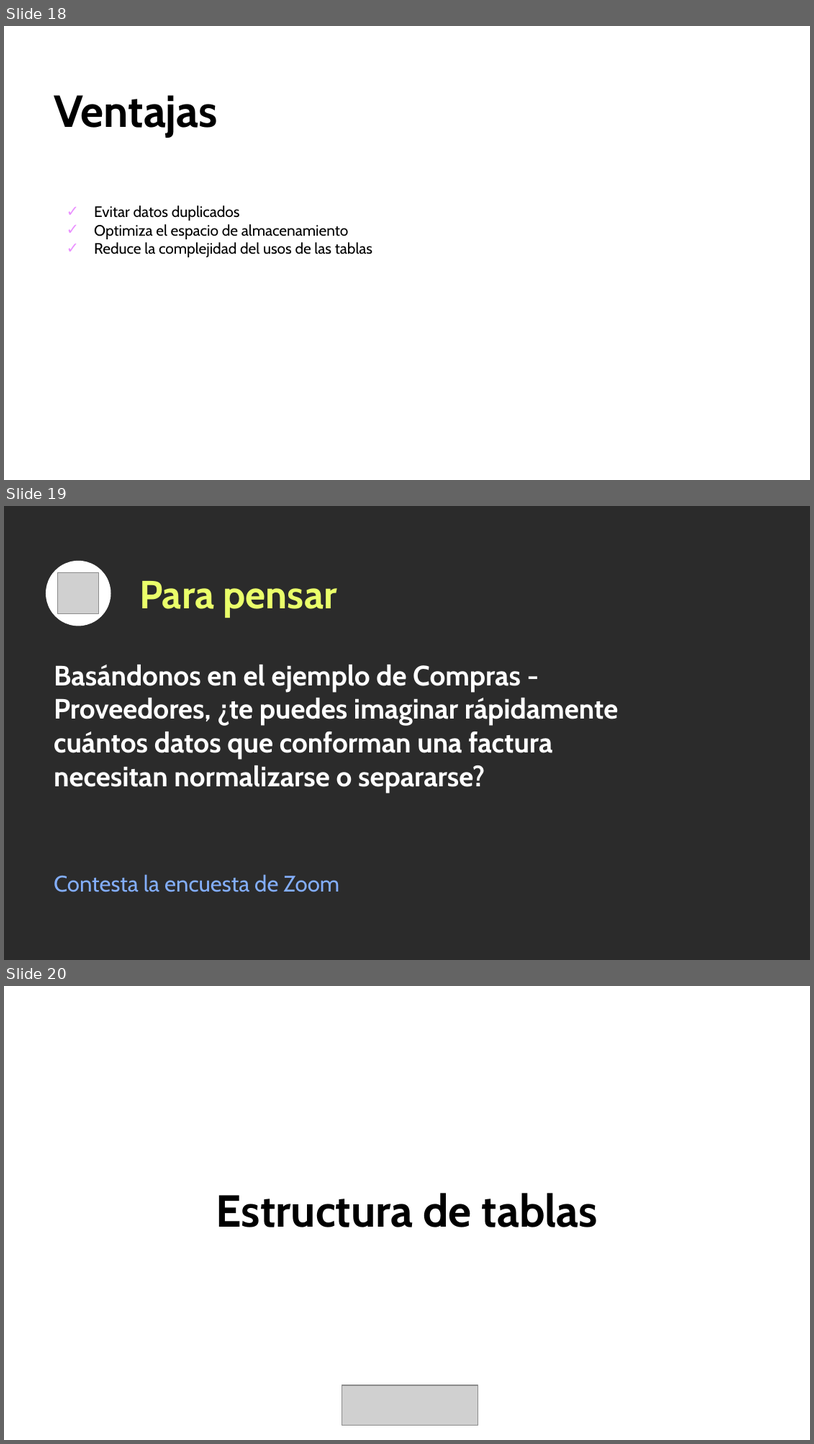
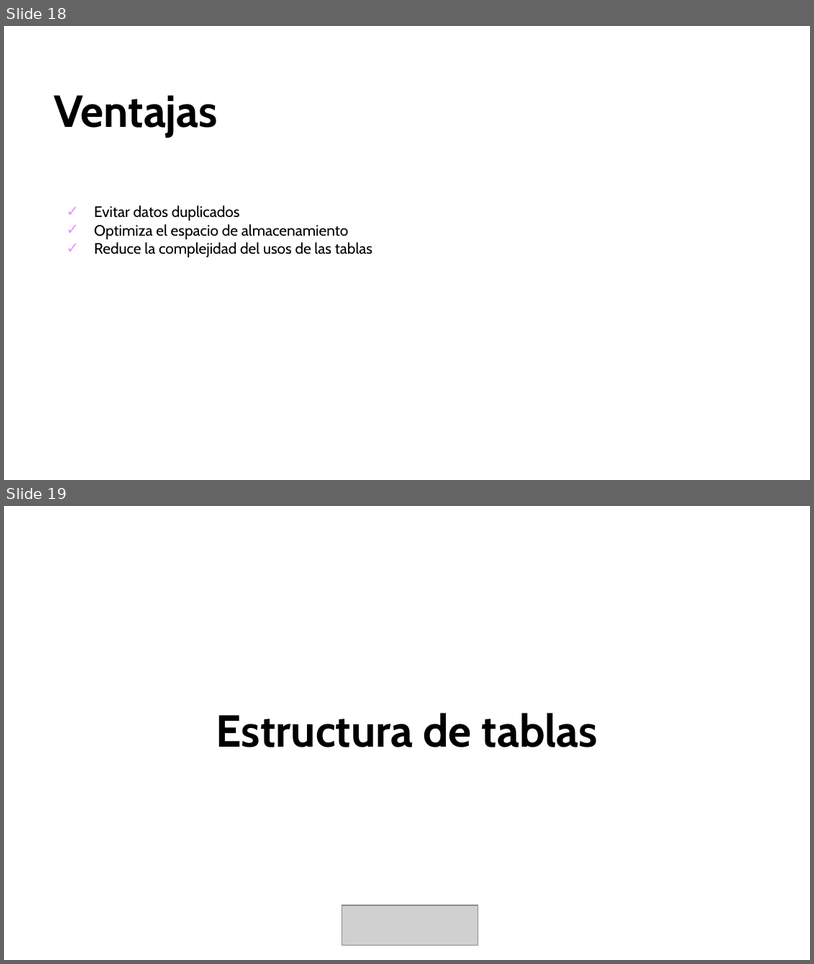
Before and after one commit to Arturogrottoli/Project-SQL, a slide deck: Clase01/Unidad 1 - Bases de Datos Relacionales.pptx. Shown one above the other, each under a label of ours: slides 18, 19 and 20 before the commit, slides 18 and 19 after it. The pictures are 814x1444 and 814x964 pixels, drawn with LibreOffice and Linux fonts; fonts in the diff are those of the drawing; grey boxes stand for pictures; background and template pictures are left out; a plain dark background stands for a picture behind light text. Boxes give left, top, right and bottom in pixels: in the first picture for what was removed or moved away, otherwise in the second. Text is boxed around its words. In the diff, an @@ line names an element or a change of style, - is before the commit and + after.

```diff
--- a/Clase01/Unidad 1 - Bases de Datos Relacionales.pptx
+++ b/Clase01/Unidad 1 - Bases de Datos Relacionales.pptx
@@ slide 19 removed at (x1=4, y1=506, x2=810, y2=960), background picture (left out) @@
@@ ellipse removed at (x1=46, y1=561, x2=111, y2=626) @@
@@ picture removed at (x1=58, y1=573, x2=99, y2=614) @@
@@ text removed at (x1=139, y1=581, x2=337, y2=617) @@
-Para pensar
@@ text removed at (x1=54, y1=664, x2=619, y2=793) @@
-Basándonos en el ejemplo de Compras - Proveedores, ¿te puedes imaginar rápidamente cuántos datos que conforman una factura necesitan normalizarse o separarse?
@@ text removed at (x1=54, y1=874, x2=340, y2=892) @@
-Contesta la encuesta de Zoom
@@ what was slide 20 is now slide 19 @@
```
Also in this commit, not shown: 3 slides changed, 1 other slide removed, 2 other files.
